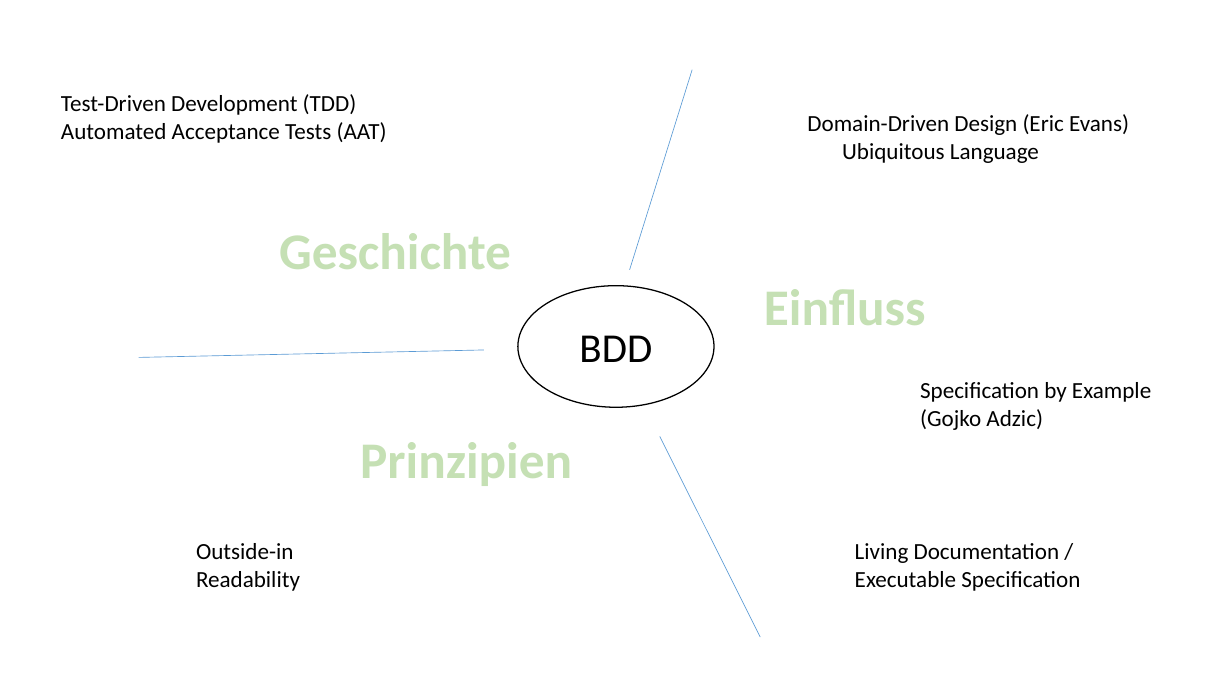
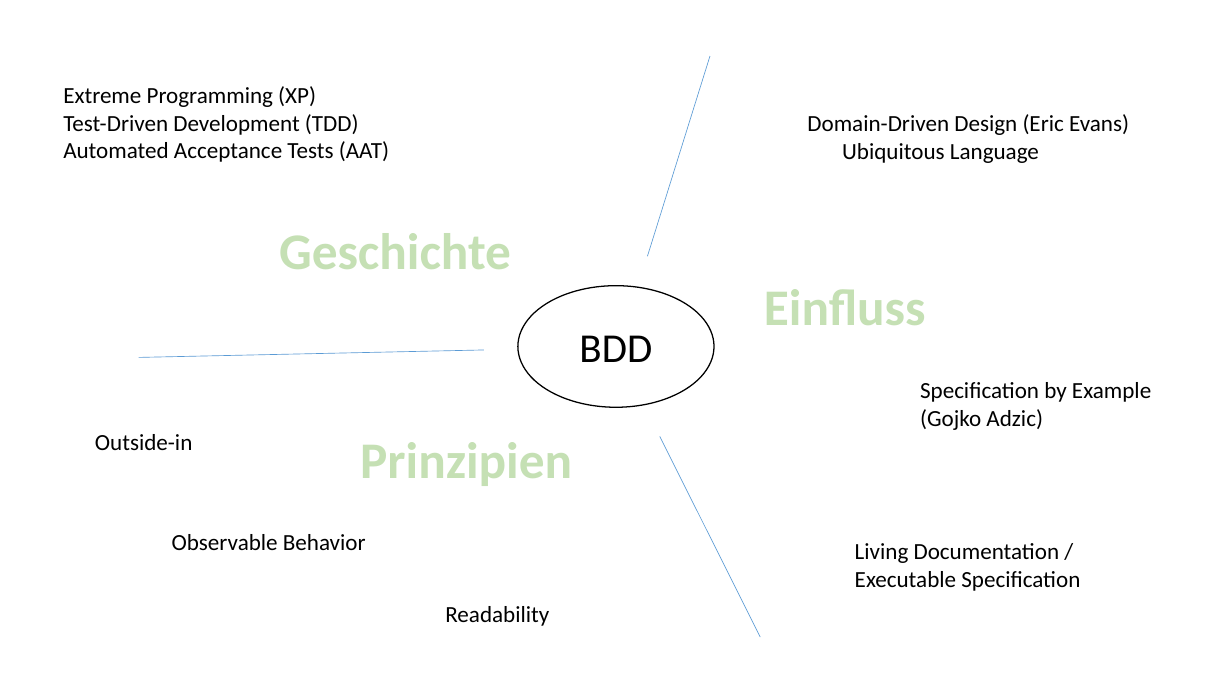
Before and after one commit to ErikTittel/cucumber-simple-example, a slide deck: slide 2 of docs/Behaviour-Driven Development.pptx. Drawn at 1232x693 pixels with LibreOffice and Linux fonts; fonts in the diff are those of the drawing. Boxes give left, top, right and bottom in pixels: in the first picture for what was removed or moved away, otherwise in the second. Text is boxed around its words. In the diff, an @@ line names an element or a change of style, - is before the commit and + after.

Commit message:
PowerPoint presentation updated

```diff
--- a/docs/Behaviour-Driven Development.pptx
+++ b/docs/Behaviour-Driven Development.pptx
@@ line moved from (692, 69) - (629, 270) to (710, 56) - (648, 256) @@
@@ text "Extreme Programming (XP)": place and size @@
-text "Extreme Programming (XP)" at bbox=[61, 94, 387, 143]
+text "Extreme Programming (XP)" at bbox=[63, 86, 389, 162]
@@ text at bbox=[63, 86, 316, 107]: paragraph added @@
+Extreme Programming (XP)
@@ text "Outside-in": place and size @@
-text "Outside-in" at bbox=[196, 543, 300, 591]
+text "Outside-in" at bbox=[95, 434, 193, 450]
@@ text added at bbox=[172, 534, 366, 550], 18 pt, text #000000 @@
+Observable Behavior
@@ text at bbox=[196, 571, 300, 591]: paragraph removed @@
-Readability
@@ text added at bbox=[445, 606, 549, 626], 18 pt, text #000000 @@
+Readability
```
